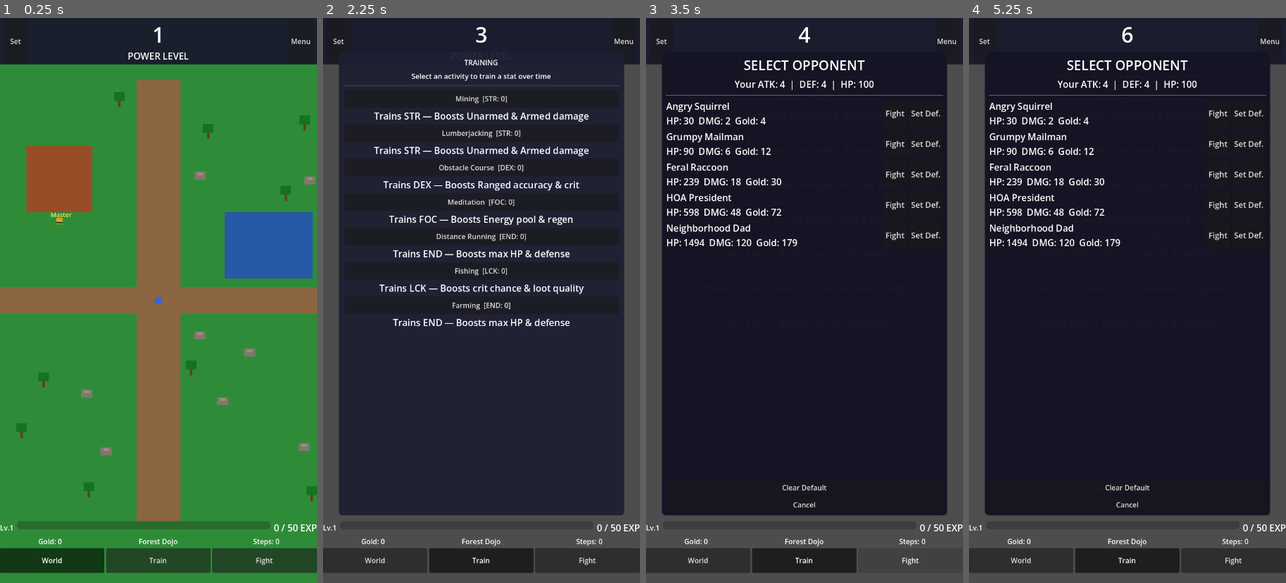
Above: before the commit, frames 1-4 (left to right).
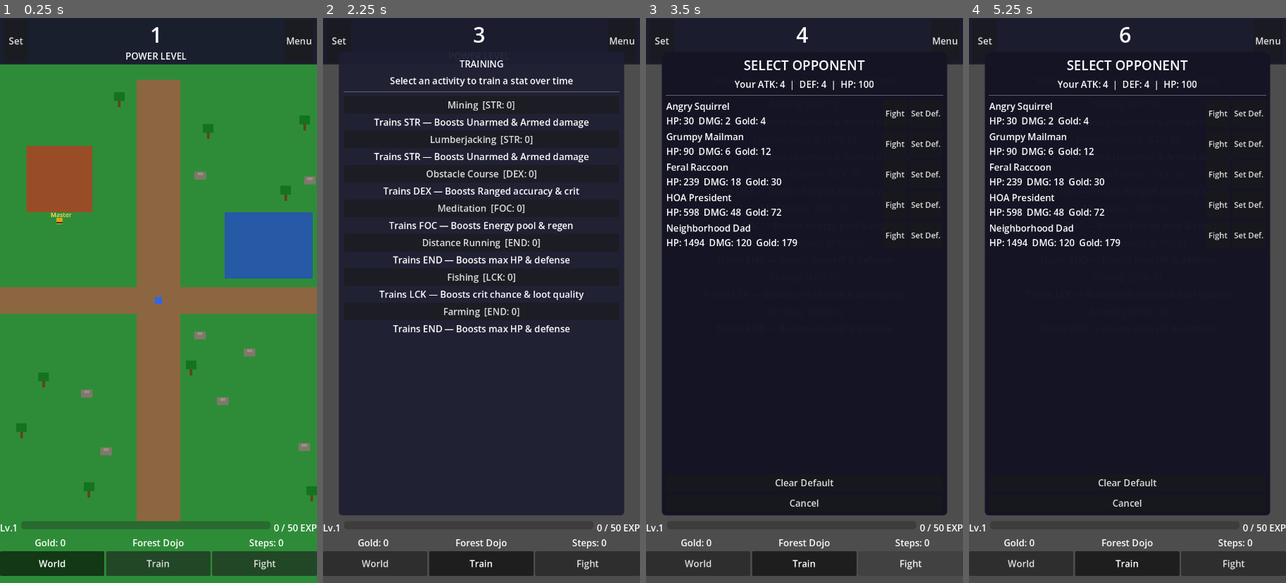
Above: after the commit, the same moments.

Repository: LeatherSpoon/Sharp_Apples
Game: Godot game, scene res://scenes/main.tscn
Two runs of this game, one before a commit and one after it. Both use one fixed random seed, a clock stepped at 60 frames per second and the inputs below.
Inputs:
- Up to frame 1 (0.25 s): no input
- Up to frame 2 (2.25 s): click "Set" at 0.5 s; click "World" at 1.25 s; click "Train" at 2 s
- Up to frame 3 (3.5 s): click "Fight" at 2.75 s
- Up to frame 4 (5.25 s): click "Mining [STR: 0]" at 3.5 s; click "Lumberjacking [STR: 0]" at 4.25 s; click "Obstacle Course [DEX: 0]" at 5 s

The runs differ from the first frame. In frame 1, 1.9% of the frame differs, in the area x 0-100%, y 1-99%; in frame 2, 9.7%; in frame 3, 1.6%; in frame 4, 2.0%.

Commit message:
Universal font scaling: theme-based default + _fs() on all popups, rename Augments to Power-Ups, full-screen menu
- Add Theme with default_font_size to UI root so all controls respect font scale
- Convert all 13 hardcoded font sizes in _create_* popups to _fs() calls
- Rebuild dynamic panels (stats, step shop, mastery) on font scale change
- Rename Augments page: Energy→Stamina, ATK/DEF→Offense/Guard, Augments→Power-Ups
- Expand menu popup to fill full screen (anchors 0.0 to 1.0)
- Add _fs() to _refresh_gold_shop, _refresh_pl_shop, _refresh_travel_list

https://claude.ai/code/session_01Ra3tS7LVo7F4gMUGxv6qhW

Diff:
--- a/godot/scenes/main.tscn
+++ b/godot/scenes/main.tscn
@@ -572,10 +572,10 @@
 unique_name_in_owner = true
 visible = false
 layout_mode = 1
-anchor_left = 0.1
-anchor_top = 0.08
-anchor_right = 0.9
-anchor_bottom = 0.55
+anchor_left = 0.05
+anchor_top = 0.0
+anchor_right = 0.95
+anchor_bottom = 1.0
 grow_horizontal = 2
 grow_vertical = 2
 theme_override_styles/panel = SubResource("StyleBoxFlat_popup")
--- a/godot/scripts/ui/main_ui.gd
+++ b/godot/scripts/ui/main_ui.gd
@@ -100,6 +100,7 @@
 var _font_scale: float = 1.0
 var _font_slider: HSlider = null
 var _font_value_label: Label = null
+var _ui_theme: Theme = null
 var _augment_popup: PanelContainer = null
 var _augment_list: VBoxContainer = null
 var _energy_info_label: Label = null
@@ -137,6 +138,11 @@
 
 
 func _ready() -> void:
+	# Global theme for font scaling — affects ALL controls without explicit overrides
+	_ui_theme = Theme.new()
+	_ui_theme.default_font_size = _fs(21)
+	$UILayer/UI.theme = _ui_theme
+
 	# Bottom nav
 	overworld_btn.pressed.connect(_switch_to.bind(ViewMode.OVERWORLD))
 	train_btn.pressed.connect(_switch_to.bind(ViewMode.TRAINING))
@@ -306,12 +312,12 @@
 	var title := Label.new()
 	title.text = "SELECT OPPONENT"
 	title.horizontal_alignment = HORIZONTAL_ALIGNMENT_CENTER
-	title.add_theme_font_size_override("font_size", 30)
+	title.add_theme_font_size_override("font_size", _fs(30))
 	vbox.add_child(title)
 
 	_combat_stats_label = Label.new()
 	_combat_stats_label.horizontal_alignment = HORIZONTAL_ALIGNMENT_CENTER
-	_combat_stats_label.add_theme_font_size_override("font_size", 21)
+	_combat_stats_label.add_theme_font_size_override("font_size", _fs(21))
 	vbox.add_child(_combat_stats_label)
 
 	var sep := HSeparator.new()
@@ -465,13 +471,13 @@
 	var title := Label.new()
 	title.text = "WORLD TRAVEL"
 	title.horizontal_alignment = HORIZONTAL_ALIGNMENT_CENTER
-	title.add_theme_font_size_override("font_size", 30)
+	title.add_theme_font_size_override("font_size", _fs(30))
 	vbox.add_child(title)
 
 	var desc := Label.new()
 	desc.text = "Travel to a different world. Each has unique challenges."
 	desc.horizontal_alignment = HORIZONTAL_ALIGNMENT_CENTER
-	desc.add_theme_font_size_override("font_size", 21)
+	desc.add_theme_font_size_override("font_size", _fs(21))
 	desc.autowrap_mode = TextServer.AUTOWRAP_WORD_SMART
 	vbox.add_child(desc)
 
@@ -519,7 +525,7 @@
 
 		var info := Label.new()
 		info.size_flags_horizontal = Control.SIZE_EXPAND_FILL
-		info.add_theme_font_size_override("font_size", 21)
+		info.add_theme_font_size_override("font_size", _fs(21))
 		if unlocked:
 			var marker := " [HERE]" if is_current else ""
 			info.text = "%s (Tier %d)%s" % [env["name"], env["tier"], marker]
@@ -547,7 +553,7 @@
 		if unlocked:
 			var desc_lbl := Label.new()
 			desc_lbl.text = env["description"]
-			desc_lbl.add_theme_font_size_override("font_size", 18)
+			desc_lbl.add_theme_font_size_override("font_size", _fs(18))
 			desc_lbl.add_theme_color_override("font_color", Color(0.7, 0.7, 0.8))
 			desc_lbl.autowrap_mode = TextServer.AUTOWRAP_WORD_SMART
 			row.add_child(desc_lbl)
@@ -693,19 +699,19 @@
 	var title := Label.new()
 	title.text = "GOLD SHOP"
 	title.horizontal_alignment = HORIZONTAL_ALIGNMENT_CENTER
-	title.add_theme_font_size_override("font_size", 30)
+	title.add_theme_font_size_override("font_size", _fs(30))
 	vbox.add_child(title)
 
 	var desc := Label.new()
 	desc.text = "Spend gold earned from combat on upgrades."
 	desc.horizontal_alignment = HORIZONTAL_ALIGNMENT_CENTER
-	desc.add_theme_font_size_override("font_size", 21)
+	desc.add_theme_font_size_override("font_size", _fs(21))
 	desc.autowrap_mode = TextServer.AUTOWRAP_WORD_SMART
 	vbox.add_child(desc)
 
 	_gold_shop_balance_label = Label.new()
 	_gold_shop_balance_label.horizontal_alignment = HORIZONTAL_ALIGNMENT_CENTER
-	_gold_shop_balance_label.add_theme_font_size_override("font_size", 24)
+	_gold_shop_balance_label.add_theme_font_size_override("font_size", _fs(24))
 	vbox.add_child(_gold_shop_balance_label)
 
 	var sep := HSeparator.new()
@@ -749,7 +755,7 @@
 
 		var lbl := Label.new()
 		lbl.size_flags_horizontal = Control.SIZE_EXPAND_FILL
-		lbl.add_theme_font_size_override("font_size", 21)
+		lbl.add_theme_font_size_override("font_size", _fs(21))
 		lbl.text = "%s — %s (%.0fg)" % [item["name"], item["desc"], cost]
 		if bought > 0:
 			lbl.text += " [x%d]" % bought
@@ -758,6 +764,7 @@
 		var btn := Button.new()
 		btn.text = "Buy"
 		btn.custom_minimum_size = Vector2(60, 0)
+		btn.add_theme_font_size_override("font_size", _fs(18))
 		btn.disabled = (gold < cost)
 		btn.pressed.connect(_on_buy_gold_item.bind(item, cost))
 		row.add_child(btn)
@@ -817,13 +824,13 @@
 	var title := Label.new()
 	title.text = "POWER LEVEL SHOP"
 	title.horizontal_alignment = HORIZONTAL_ALIGNMENT_CENTER
-	title.add_theme_font_size_override("font_size", 30)
+	title.add_theme_font_size_override("font_size", _fs(30))
 	vbox.add_child(title)
 
 	var desc := Label.new()
 	desc.text = "Spend current Power Level on permanent upgrades.\nThese persist through Meditation."
 	desc.horizontal_alignment = HORIZONTAL_ALIGNMENT_CENTER
-	desc.add_theme_font_size_override("font_size", 21)
+	desc.add_theme_font_size_override("font_size", _fs(21))
 	desc.autowrap_mode = TextServer.AUTOWRAP_WORD_SMART
 	vbox.add_child(desc)
 
@@ -871,7 +878,7 @@
 
 		var lbl := Label.new()
 		lbl.size_flags_horizontal = Control.SIZE_EXPAND_FILL
-		lbl.add_theme_font_size_override("font_size", 21)
+		lbl.add_theme_font_size_override("font_size", _fs(21))
 		lbl.text = "%s — %s (%.0f PL)" % [item["name"], item["desc"], cost]
 		if bought > 0:
 			lbl.text += " [x%d]" % bought
@@ -880,6 +887,7 @@
 		var btn := Button.new()
 		btn.text = "Buy"
 		btn.custom_minimum_size = Vector2(56, 0)
+		btn.add_theme_font_size_override("font_size", _fs(18))
 		btn.disabled = (current_pl < cost)
 		btn.pressed.connect(_on_buy_pl_item.bind(item, cost))
 		row.add_child(btn)
@@ -935,13 +943,13 @@
 	var title := Label.new()
 	title.text = "PRESTIGE — MEDITATION"
 	title.horizontal_alignment = HORIZONTAL_ALIGNMENT_CENTER
-	title.add_theme_font_size_override("font_size", 30)
+	title.add_theme_font_size_override("font_size", _fs(30))
 	vbox.add_child(title)
 
 	var subtitle := Label.new()
 	subtitle.text = "Sit on your mat and start anew — stronger than before."
 	subtitle.horizontal_alignment = HORIZONTAL_ALIGNMENT_CENTER
-	subtitle.add_theme_font_size_override("font_size", 21)
+	subtitle.add_theme_font_size_override("font_size", _fs(21))
 	subtitle.add_theme_color_override("font_color", Color(0.7, 0.7, 0.9))
 	vbox.add_child(subtitle)
 
@@ -950,7 +958,7 @@
 
 	_meditation_info_label = Label.new()
 	_meditation_info_label.autowrap_mode = TextServer.AUTOWRAP_WORD_SMART
-	_meditation_info_label.add_theme_font_size_override("font_size", 21)
+	_meditation_info_label.add_theme_font_size_override("font_size", _fs(21))
 	_meditation_info_label.size_flags_vertical = Control.SIZE_EXPAND_FILL
 	vbox.add_child(_meditation_info_label)
 
@@ -986,7 +994,7 @@
 	_cutscene_label.horizontal_alignment = HORIZONTAL_ALIGNMENT_CENTER
 	_cutscene_label.vertical_alignment = VERTICAL_ALIGNMENT_CENTER
 	_cutscene_label.autowrap_mode = TextServer.AUTOWRAP_WORD_SMART
-	_cutscene_label.add_theme_font_size_override("font_size", 36)
+	_cutscene_label.add_theme_font_size_override("font_size", _fs(36))
 	_cutscene_label.add_theme_color_override("font_color", Color(1, 1, 1))
 	_cutscene_label.custom_minimum_size = Vector2(300, 200)
 	_cutscene_label.text = ""
@@ -1175,6 +1183,7 @@
 		var lbl := Label.new()
 		lbl.name = "Label"
 		lbl.size_flags_horizontal = Control.SIZE_EXPAND_FILL
+		lbl.add_theme_font_size_override("font_size", _fs(21))
 		lbl.text = "%s: %.0f" % [stat_names[kind], GameState.variables.get_value(kind)]
 		row.add_child(lbl)
 
@@ -1182,6 +1191,7 @@
 		btn.name = "AddBtn"
 		btn.text = "+1"
 		btn.custom_minimum_size = Vector2(56, 0)
+		btn.add_theme_font_size_override("font_size", _fs(18))
 		btn.pressed.connect(_on_stat_point_spent.bind(kind))
 		row.add_child(btn)
 
@@ -1193,6 +1203,7 @@
 	var atk_lbl := Label.new()
 	atk_lbl.name = "Label"
 	atk_lbl.size_flags_horizontal = Control.SIZE_EXPAND_FILL
+	atk_lbl.add_theme_font_size_override("font_size", _fs(21))
 	atk_lbl.text = "Attack: %.1f (eff: %.0f)" % [GameState.attack_skill, GameState.effective_attack()]
 	atk_row.add_child(atk_lbl)
 	stats_list.add_child(atk_row)
@@ -1202,6 +1213,7 @@
 	var def_lbl := Label.new()
 	def_lbl.name = "Label"
 	def_lbl.size_flags_horizontal = Control.SIZE_EXPAND_FILL
+	def_lbl.add_theme_font_size_override("font_size", _fs(21))
 	def_lbl.text = "Defense: %.1f (eff: %.0f)" % [GameState.defense_skill, GameState.effective_defense()]
 	def_row.add_child(def_lbl)
 	stats_list.add_child(def_row)
@@ -1265,6 +1277,7 @@
 	for theme in Combat.THEME_ORDER:
 		var lbl := Label.new()
 		lbl.name = "Mastery_%d" % theme
+		lbl.add_theme_font_size_override("font_size", _fs(21))
 		var m: Combat.ThemeMastery = GameState.mastery.themes[theme]
 		var req := Combat.mastery_xp_required(m.level)
 		lbl.text = "%s  Lv.%d  (%.0f / %.0f XP)" % [theme_names[theme], m.level, m.xp, req]
@@ -1325,13 +1338,13 @@
 	var alloc_title := Label.new()
 	alloc_title.text = "STEP ALLOCATION"
 	alloc_title.horizontal_alignment = HORIZONTAL_ALIGNMENT_CENTER
-	alloc_title.add_theme_font_size_override("font_size", 27)
+	alloc_title.add_theme_font_size_override("font_size", _fs(27))
 	steps_shop_list.add_child(alloc_title)
 
 	var alloc_desc := Label.new()
 	alloc_desc.text = "Choose where your walking steps go:"
 	alloc_desc.horizontal_alignment = HORIZONTAL_ALIGNMENT_CENTER
-	alloc_desc.add_theme_font_size_override("font_size", 21)
+	alloc_desc.add_theme_font_size_override("font_size", _fs(21))
 	steps_shop_list.add_child(alloc_desc)
 
 	var alloc_row := HBoxContainer.new()
@@ -1370,7 +1383,7 @@
 	_step_alloc_label = Label.new()
 	_step_alloc_label.name = "AllocInfo"
 	_step_alloc_label.horizontal_alignment = HORIZONTAL_ALIGNMENT_CENTER
-	_step_alloc_label.add_theme_font_size_override("font_size", 21)
+	_step_alloc_label.add_theme_font_size_override("font_size", _fs(21))
 	steps_shop_list.add_child(_step_alloc_label)
 
 	var sep := HSeparator.new()
@@ -1379,7 +1392,7 @@
 	var shop_title := Label.new()
 	shop_title.text = "STEP SHOP"
 	shop_title.horizontal_alignment = HORIZONTAL_ALIGNMENT_CENTER
-	shop_title.add_theme_font_size_override("font_size", 27)
+	shop_title.add_theme_font_size_override("font_size", _fs(27))
 	steps_shop_list.add_child(shop_title)
 
 	for item in STEP_UPGRADES:
@@ -1389,6 +1402,7 @@
 		var lbl := Label.new()
 		lbl.name = "Label"
 		lbl.size_flags_horizontal = Control.SIZE_EXPAND_FILL
+		lbl.add_theme_font_size_override("font_size", _fs(21))
 		lbl.text = "%s — %s (%d steps)" % [item["name"], item["desc"], item["cost"]]
 		row.add_child(lbl)
 
@@ -1396,6 +1410,7 @@
 		btn.name = "BuyBtn"
 		btn.text = "Buy"
 		btn.custom_minimum_size = Vector2(56, 0)
+		btn.add_theme_font_size_override("font_size", _fs(18))
 		btn.pressed.connect(_on_buy_step_upgrade.bind(item))
 		row.add_child(btn)
 
@@ -1583,7 +1598,7 @@
 			break
 	var aug_btn := Button.new()
 	aug_btn.name = "AugmentBtn"
-	aug_btn.text = "Augments"
+	aug_btn.text = "Power-Ups"
 	aug_btn.pressed.connect(_open_augments)
 	menu_vbox.add_child(aug_btn)
 	if travel_idx >= 0:
@@ -1611,20 +1626,20 @@
 	_augment_popup.add_child(vbox)
 
 	var title := Label.new()
-	title.text = "AUGMENTS"
+	title.text = "POWER-UPS"
 	title.horizontal_alignment = HORIZONTAL_ALIGNMENT_CENTER
 	title.add_theme_font_size_override("font_size", _fs(27))
 	vbox.add_child(title)
 
 	var subtitle := Label.new()
-	subtitle.text = "Allocate energy to train or power up augments."
+	subtitle.text = "Spend stamina to train skills or boost your gear."
 	subtitle.horizontal_alignment = HORIZONTAL_ALIGNMENT_CENTER
 	subtitle.add_theme_font_size_override("font_size", _fs(18))
 	subtitle.add_theme_color_override("font_color", Color(0.7, 0.7, 0.8))
 	subtitle.autowrap_mode = TextServer.AUTOWRAP_WORD_SMART
 	vbox.add_child(subtitle)
 
-	# Energy info
+	# Stamina info
 	_energy_info_label = Label.new()
 	_energy_info_label.horizontal_alignment = HORIZONTAL_ALIGNMENT_CENTER
 	_energy_info_label.add_theme_font_size_override("font_size", _fs(21))
@@ -1648,19 +1663,19 @@
 	var cap_btn := Button.new()
 	cap_btn.text = "Cap"
 	cap_btn.add_theme_font_size_override("font_size", _fs(16))
-	cap_btn.pressed.connect(func(): _energy_input.text = "%d" % int(GameState.energy.idle))
+	cap_btn.pressed.connect(func(): _energy_input.text = "%d" % int(GameState.energy.cap))
 	input_row.add_child(cap_btn)
 
 	var half_btn := Button.new()
 	half_btn.text = "1/2"
 	half_btn.add_theme_font_size_override("font_size", _fs(16))
-	half_btn.pressed.connect(func(): _energy_input.text = "%d" % int(GameState.energy.idle / 2.0))
+	half_btn.pressed.connect(func(): _energy_input.text = "%d" % int(GameState.energy.cap / 2.0))
 	input_row.add_child(half_btn)
 
 	var quarter_btn := Button.new()
 	quarter_btn.text = "1/4"
 	quarter_btn.add_theme_font_size_override("font_size", _fs(16))
-	quarter_btn.pressed.connect(func(): _energy_input.text = "%d" % int(GameState.energy.idle / 4.0))
+	quarter_btn.pressed.connect(func(): _energy_input.text = "%d" % int(GameState.energy.cap / 4.0))
 	input_row.add_child(quarter_btn)
 
 	vbox.add_child(input_row)
@@ -1678,7 +1693,7 @@
 	_augment_list.add_theme_constant_override("separation", 3)
 	scroll.add_child(_augment_list)
 
-	# Augment ATK/DEF multiplier display
+	# Boost multiplier display
 	var mult_label := Label.new()
 	mult_label.name = "MultLabel"
 	mult_label.horizontal_alignment = HORIZONTAL_ALIGNMENT_CENTER
@@ -1715,12 +1730,12 @@
 
 	var e := GameState.energy
 
-	# Update energy info
-	_energy_info_label.text = "Energy: %.0f Idle / %.0f Cap  |  Power: %.1f" % [e.idle, e.cap, e.power]
-
-	# ATK/DEF training rows
-	_add_energy_training_row("Attack Training", e.allocated_attack, "_atk")
-	_add_energy_training_row("Defense Training", e.allocated_defense, "_def")
+	# Update stamina info
+	_energy_info_label.text = "Stamina: %.0f Free / %.0f Max  |  Potency: %.1f" % [e.idle, e.cap, e.power]
+
+	# Offense/Guard training rows
+	_add_energy_training_row("Offense Training", e.allocated_attack, "_atk")
+	_add_energy_training_row("Guard Training", e.allocated_defense, "_def")
 
 	var sep := HSeparator.new()
 	_augment_list.add_child(sep)
@@ -1735,7 +1750,7 @@
 	h_name.add_theme_color_override("font_color", Color(0.7, 0.7, 0.7))
 	header.add_child(h_name)
 	var h_energy := Label.new()
-	h_energy.text = "Energy"
+	h_energy.text = "Stamina"
 	h_energy.add_theme_font_size_override("font_size", _fs(16))
 	h_energy.add_theme_color_override("font_color", Color(0.7, 0.7, 0.7))
 	h_energy.custom_minimum_size = Vector2(60, 0)
@@ -1829,7 +1844,7 @@
 				mult_node = child
 				break
 	if mult_node:
-		mult_node.text = "Total ATK Mult: x%.2f  |  DEF Mult: x%.2f" % [float(mults["attack"]), float(mults["defense"])]
+		mult_node.text = "Offense Boost: x%.2f  |  Guard Boost: x%.2f" % [float(mults["attack"]), float(mults["defense"])]
 
 
 func _add_energy_training_row(label_text: String, allocated: float, tag: String) -> void:
@@ -2010,11 +2025,22 @@
 	if _font_value_label:
 		_font_value_label.text = "%.0f%%" % (_font_scale * 100.0)
 
-	# Apply to all existing controls recursively
+	# Update global theme default — catches ALL non-overridden controls
+	if _ui_theme:
+		_ui_theme.default_font_size = _fs(21)
+
+	# Apply to all existing controls with explicit overrides
 	_scale_fonts_recursive($UILayer/UI)
 
-	# Rebuild dynamic popups to pick up new scale
+	# Rebuild menu font sizes
 	_apply_menu_font_sizes()
+
+	# Rebuild dynamic panels that were built with hardcoded sizes
+	_build_stats_list()
+	_build_steps_shop()
+	_build_mastery_list()
+	if _current_view == ViewMode.STEPS_SHOP:
+		_refresh_steps_shop()
 
 
 func _scale_fonts_recursive(node: Node) -> void:
